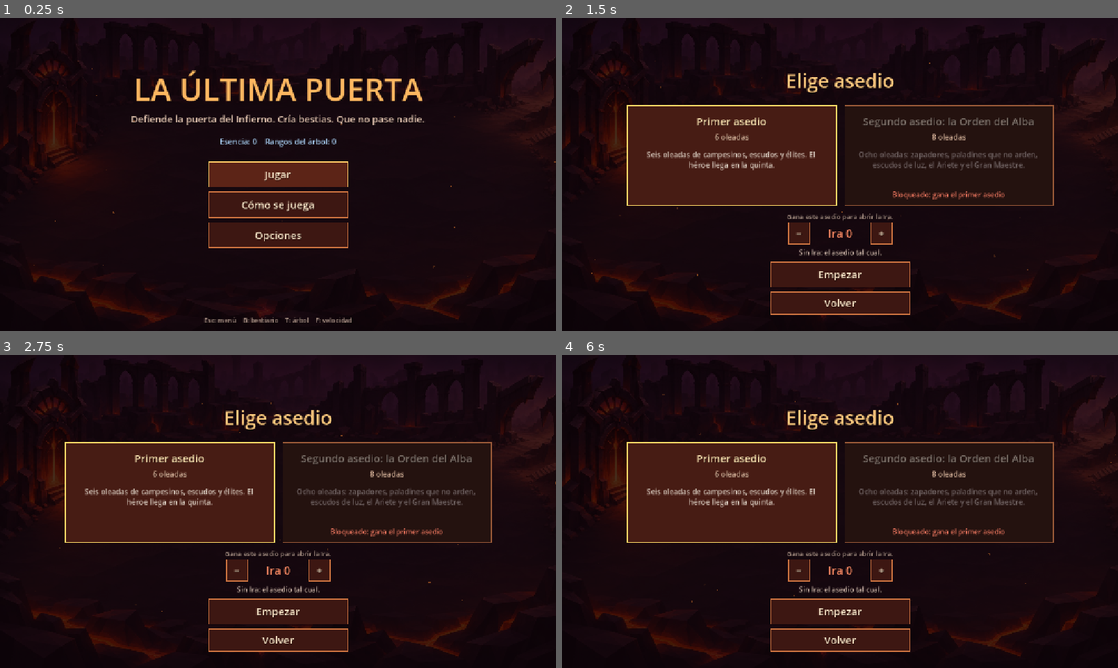
Above: before the commit, frames 1-4 (two rows, left to right).
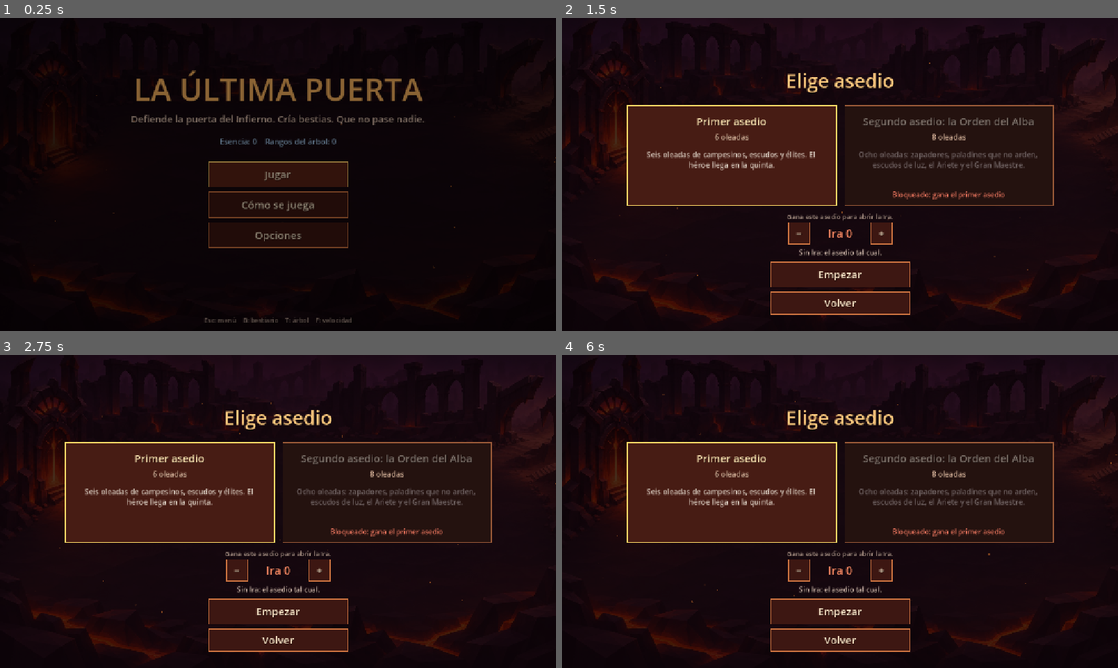
Above: after the commit, the same moments.

Repository: infrakuervo/la_ultima_puerta
Game: Godot game, scene res://scenes/main.tscn
Same seed, same stepped clock (60 frames per second), same inputs: the game is played once before the commit and once after it. Video files are missing from this copy of the repository; at most half a second of black plays in their place.
Inputs (mouse positions are in pixels of both pictures, inside the frame that each line leads up to):
- Up to frame 1 (0.25 s): no input
- Up to frame 2 (1.5 s): tap Enter at 0.5 s; move the mouse to (962, 158) at 0.52 s; tap Space at 0.6, 0.77, 1.07, 1.25 s; click (962, 158) at 0.67 s; drag from (728, 190) to (812, 237) at 1.27 s
- Up to frame 3 (2.75 s): tap Enter at 2 s; move the mouse to (333, 442) at 2.02 s; tap F at 2.1 s; click (333, 442) at 2.17 s; tap Space at 2.3 s
- Up to frame 4 (6 s): tap Space at 2.75, 3.77, 3.8, 4.07, 4.25, 5.3 s; drag from (812, 574) to (673, 464) at 2.77 s; tap Enter at 3.5 s; move the mouse to (1006, 558) at 3.52 s; tap T at 3.6 s; click (1006, 558) at 3.67 s; drag from (673, 464) to (756, 433) at 4.27 s; move the mouse to (867, 511) at 5.02 s; tap 2 at 5.1 s; click (867, 511) at 5.17 s; drag from (756, 433) to (728, 527) at 5.77 s

The runs differ from the first frame. In frame 1, 11% of the frame differs, in the area x 0-100%, y 13-98%; in frame 2, less than 0.1%; in frame 3, less than 0.1%; in frame 4, less than 0.1%.

Commit message:
Intro en vídeo antes del menú: se salta con clic o tecla y se quita en Opciones
Co-Authored-By: Claude Opus 5.5 <noreply@anthropic.com>
Claude-Session: https://claude.ai/code/session_0132EV8MckWuAgeWqinhqnFs

Diff:
--- a/scripts/main.gd
+++ b/scripts/main.gd
@@ -54,6 +54,10 @@
 var poses = Poses.new()
 var arena_offset: Vector2 = Vector2.ZERO   # temblor de cámara aplicado a la arena en este fotograma
 var _sim_dt: float = 0.0
+const INTRO_PATH: String = "res://art/video/intro_demonio.ogv"
+const INTRO_MAX: float = 12.0   # por si el vídeo no avisa al terminar
+var intro_layer: CanvasLayer = null
+var intro_t: float = 0.0
 var banner_text: String = ""
 var banner_t: float = 0.0
 var banner_dur: float = 1.0
@@ -89,6 +93,49 @@
 	menu.load_options()
 	menu.apply(self)
 	speed = int(menu.opts["velocidad"])
+	if not Engine.has_meta("sin_persistencia") and bool(menu.opts.get("intro", true)) and DisplayServer.get_name() != "headless":
+		_start_intro()
+
+
+# ----------------------------------------------------------------------------
+# Intro en vídeo (antes del menú). Se salta con clic o tecla; se quita en Opciones.
+# ----------------------------------------------------------------------------
+
+func _start_intro() -> void:
+	if not ResourceLoader.exists(INTRO_PATH):
+		return
+	var stream: VideoStream = load(INTRO_PATH)
+	if stream == null:
+		return
+	intro_layer = CanvasLayer.new()
+	intro_layer.layer = 10
+	add_child(intro_layer)
+	var bg: ColorRect = ColorRect.new()
+	bg.color = Color.BLACK
+	bg.size = Vector2(SCREEN_W, SCREEN_H)
+	intro_layer.add_child(bg)
+	var vp: VideoStreamPlayer = VideoStreamPlayer.new()
+	vp.stream = stream
+	vp.expand = true
+	vp.size = Vector2(SCREEN_W, SCREEN_H)
+	vp.mouse_filter = Control.MOUSE_FILTER_IGNORE
+	vp.finished.connect(_end_intro)
+	intro_layer.add_child(vp)
+	var hint: Label = Label.new()
+	hint.text = "Clic o tecla para saltar"
+	hint.position = Vector2(SCREEN_W - 260, SCREEN_H - 40)
+	hint.modulate = Color(1, 1, 1, 0.45)
+	intro_layer.add_child(hint)
+	intro_t = 0.0
+	vp.play()
+
+
+func _end_intro() -> void:
+	if intro_layer == null:
+		return
+	intro_layer.queue_free()
+	intro_layer = null
+	fade = 1.0
 
 
 # ----------------------------------------------------------------------------
@@ -97,6 +144,11 @@
 
 func _process(delta: float) -> void:
 	delta = minf(delta, 0.1)
+	if intro_layer != null:
+		intro_t += delta
+		if intro_t > INTRO_MAX:
+			_end_intro()
+		return
 	clock += delta
 	mouse_pos = get_global_mouse_position()
 	fade = maxf(0.0, fade - delta * 2.5)
@@ -561,6 +613,11 @@
 # ----------------------------------------------------------------------------
 
 func _input(event: InputEvent) -> void:
+	if intro_layer != null:
+		if (event is InputEventMouseButton or event is InputEventKey) and event.pressed:
+			_end_intro()
+			get_viewport().set_input_as_handled()
+		return
 	if menu.open:
 		if event is InputEventMouseButton and event.pressed and event.button_index == MOUSE_BUTTON_LEFT:
 			menu.press(self, event.position)
--- a/scripts/menu.gd
+++ b/scripts/menu.gd
@@ -8,7 +8,7 @@
 
 var open: bool = true            # se empieza en el menú
 var panel: String = "main"       # main | options | help
-var opts: Dictionary = {"volumen": 0.8, "velocidad": 1, "temblor": true, "tutorial_hecho": false}
+var opts: Dictionary = {"volumen": 0.8, "velocidad": 1, "temblor": true, "tutorial_hecho": false, "intro": true}
 var persist: bool = true
 var started: bool = false        # ya hay una partida empezada (Continuar)
 var sel_siege: int = 0
@@ -65,15 +65,17 @@
 			y += 70.0
 			out.append({"id": "options", "rect": Rect2(x, y, 320, 58), "text": "Opciones"})
 		"options":
-			var y2: float = 250.0
+			var y2: float = 236.0
 			out.append({"id": "vol-", "rect": Rect2(x + 150, y2, 50, 50), "text": "−"})
 			out.append({"id": "vol+", "rect": Rect2(x + 290, y2, 50, 50), "text": "+"})
-			y2 += 80.0
+			y2 += 68.0
 			out.append({"id": "spd", "rect": Rect2(x + 150, y2, 190, 50), "text": "x%d" % int(opts["velocidad"])})
-			y2 += 80.0
+			y2 += 68.0
 			out.append({"id": "shake", "rect": Rect2(x + 150, y2, 190, 50), "text": "Sí" if bool(opts["temblor"]) else "No"})
-			y2 += 80.0
+			y2 += 68.0
 			out.append({"id": "tut", "rect": Rect2(x + 150, y2, 190, 50), "text": "Repetir" if bool(opts["tutorial_hecho"]) else "Activado"})
+			y2 += 68.0
+			out.append({"id": "intro", "rect": Rect2(x + 150, y2, 190, 50), "text": "Sí" if bool(opts["intro"]) else "No"})
 			out.append({"id": "back", "rect": Rect2(x, 590, 320, 58), "text": "Volver"})
 		"help":
 			out.append({"id": "back", "rect": Rect2(x, 600, 320, 58), "text": "Volver"})
@@ -151,6 +153,8 @@
 			apply(m)
 		"tut":
 			opts["tutorial_hecho"] = false
+		"intro":
+			opts["intro"] = not bool(opts["intro"])
 	save_options()
 
 
@@ -182,9 +186,9 @@
 	elif panel == "options":
 		m._txt("Opciones", Vector2(0, 190), 48, Color(1.0, 0.8, 0.5), HORIZONTAL_ALIGNMENT_CENTER, W)
 		var x: float = W * 0.5 - 160.0
-		var rows: Array = [["Volumen", "%d%%" % int(round(float(opts["volumen"]) * 100.0))], ["Velocidad inicial", ""], ["Temblor de pantalla", ""], ["Tutorial", ""]]
+		var rows: Array = [["Volumen", "%d%%" % int(round(float(opts["volumen"]) * 100.0))], ["Velocidad inicial", ""], ["Temblor de pantalla", ""], ["Tutorial", ""], ["Vídeo de inicio", ""]]
 		for i in rows.size():
-			var yy: float = 283.0 + 80.0 * i
+			var yy: float = 269.0 + 68.0 * i
 			m._txt(rows[i][0], Vector2(x - 160, yy), 22, Color(0.95, 0.88, 0.8), HORIZONTAL_ALIGNMENT_RIGHT, 290.0)
 			if rows[i][1] != "":
 				m._txt(rows[i][1], Vector2(x + 200, yy), 22, Color(1.0, 0.9, 0.6), HORIZONTAL_ALIGNMENT_CENTER, 90.0)
--- a/tests/suite.gd
+++ b/tests/suite.gd
@@ -819,6 +819,8 @@
 	get_tree().root.add_child(m)
 	await get_tree().process_frame
 	check(m.sim != null, "la vista crea la simulación")
+	check(m.intro_layer == null, "en las pruebas no sale la intro en vídeo")
+	check(ResourceLoader.exists(m.INTRO_PATH), "el vídeo de la intro existe")
 	m._on_press(Vector2(1130, 660))
 	check(m.sim.phase == "combat", "el botón Iniciar oleada arranca la oleada con el ratón")
 	m._on_press(Vector2(1100, 660))
@@ -876,6 +878,11 @@
 		if b["id"] == "vol-":
 			m._input(_click(b["rect"].get_center()))
 	check(float(m.menu.opts["volumen"]) < v0, "el botón − baja el volumen")
+	var intro0: bool = bool(m.menu.opts["intro"])
+	for bi in m.menu.buttons(m):
+		if bi["id"] == "intro":
+			m._input(_click(bi["rect"].get_center()))
+	check(bool(m.menu.opts["intro"]) != intro0, "Opciones permite quitar el vídeo de inicio")
 	m.menu.panel = "main"
 	for b2 in m.menu.buttons(m):
 		if b2["id"] == "continue":
--- a/tools/shots.gd
+++ b/tools/shots.gd
@@ -65,6 +65,12 @@
 
 
 func run() -> void:
+	if want("intro"):
+		main._start_intro()
+		await get_tree().create_timer(3.0).timeout
+		await shot("intro")
+		main._input(_key())
+		await shot("intro_saltada")
 	if want("menu"):
 		main.menu.open = true
 		main.menu.panel = "main"
@@ -212,3 +218,10 @@
 		main.demon_anim.play("derrota")
 		main.demon_anim.t = 99.0
 		await shot("derrota")
+
+
+func _key() -> InputEventKey:
+	var k: InputEventKey = InputEventKey.new()
+	k.keycode = KEY_SPACE
+	k.pressed = true
+	return k
Not shown, changed: ROADMAP.md
